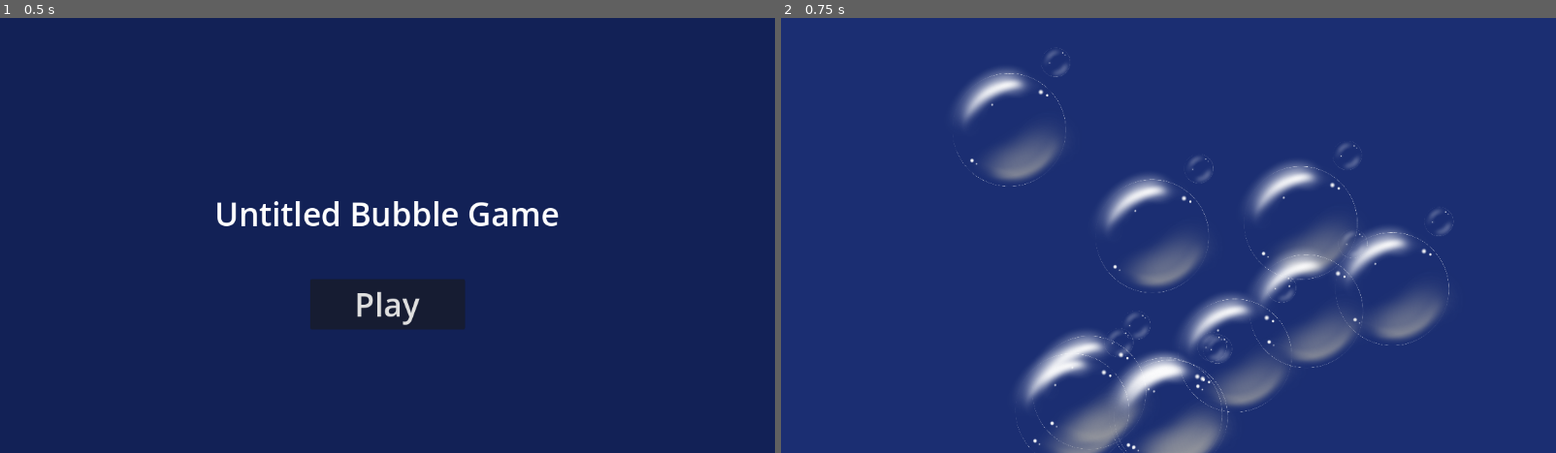
Above: before the commit, frames 1-2 (left to right).
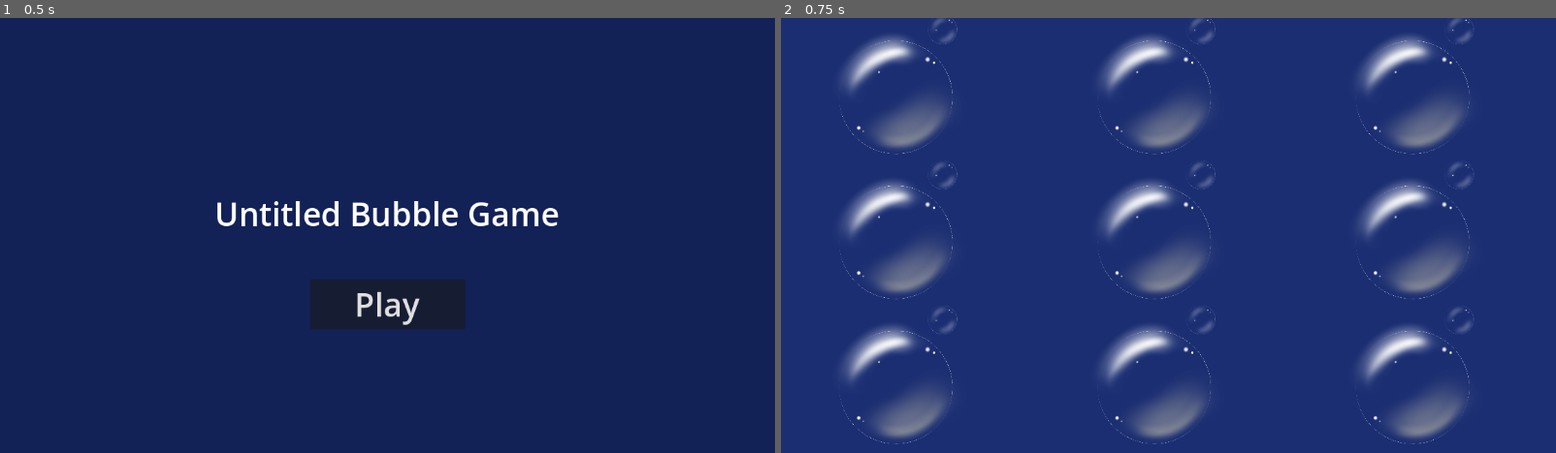
Above: after the commit, the same moments.

Repository: KaterynaKateryna/GlobalGameJam2025-Bubble
Game: Godot game, scene res://src/Scenes/start_screen.tscn
The game is run twice, just before and just after one commit, with the same random seed, the same clock (stepped at 60 frames per second) and the same inputs.
Inputs:
- Up to frame 1 (0.5 s): no input
- Up to frame 2 (0.75 s): click "Play" at 0.5 s

Frame 1 is identical in both runs. In frame 2, 21% of the frame differs, in the area x 7-90%, y 0-100%.

Commit message:
spawn bubbles in columns

Diff:
--- a/src/scenes/game_screen.gd
+++ b/src/scenes/game_screen.gd
@@ -6,16 +6,13 @@
 func _ready() -> void:
 	var screen_size = get_viewport().get_visible_rect().size
 
-	var min_x = 0
-	var max_x = screen_size.x
-	var min_y = 0
-	var max_y = screen_size.y
-
-	for i in range(10):
-		var bubble = bubble_scene.instantiate()
-		var random_position = Vector2(randf_range(min_x, max_x), randf_range(min_y, max_y))
-		bubble.position = random_position
-		add_child(bubble)
+	var step_x = screen_size.x / 3;
+	var step_y = screen_size.y / 3;
+	for i in range(3):
+		for j in range(3):
+			var bubble = bubble_scene.instantiate()
+			bubble.position = Vector2(step_x * i + step_x / 2, step_y * j + step_y / 2)
+			add_child(bubble)
 
 
 # Called every frame. 'delta' is the elapsed time since the previous frame.
